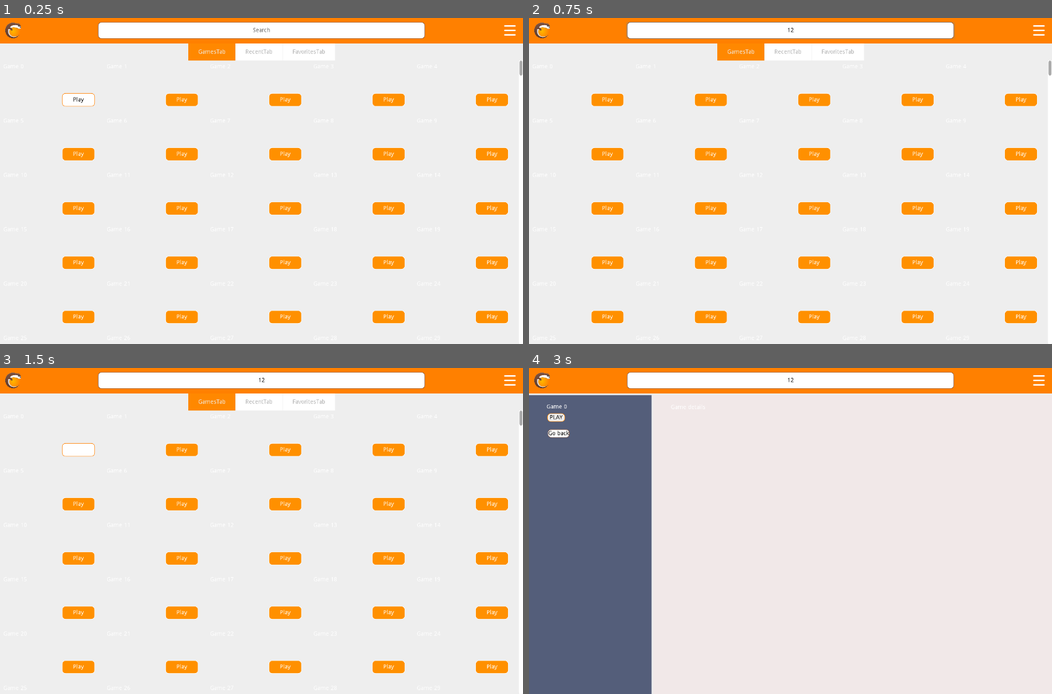
Above: before the commit, frames 1-4 (two rows, left to right).
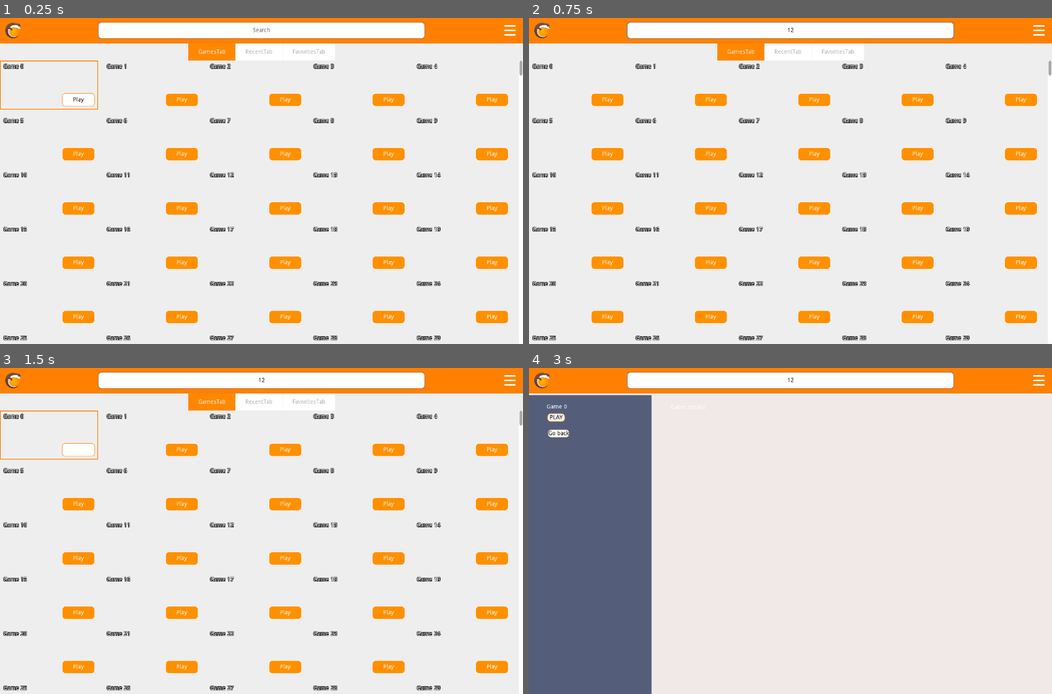
Above: after the commit, the same moments.

Repository: Buri/lutris-gamepad-ui
Game: Godot game, scene res://components/root/root.tscn
The game is run twice, just before and just after one commit, with the same random seed, the same clock (stepped at 60 frames per second) and the same inputs.
Inputs (mouse positions are in pixels of both pictures, inside the frame that each line leads up to):
- Up to frame 1 (0.25 s): no input
- Up to frame 2 (0.75 s): click (790, 31) at 0.52 s; type "12" at 0.6 s
- Up to frame 3 (1.5 s): click "Play" at 1.25 s
- Up to frame 4 (3 s): click "Play" at 2 s; click (576, 436) at 2.77 s

The runs differ from the first frame. In frame 1, 1.8% of the frame differs, in the area x 0-85%, y 13-99%; in frame 2, 1.6%; in frame 3, 1.8%; in frame 4, nothing differs.

Commit message:
GameButton: Change focus/highlight style

Diff:
--- a/components/game_button/focus_shader.tres
+++ /dev/null
@@ -1,15 +0,0 @@
-[gd_resource type="ShaderMaterial" load_steps=2 format=2]
-
-[sub_resource type="Shader" id=1]
-code = "shader_type canvas_item;
-render_mode blend_add;
-
-uniform vec4 color : hint_color;
-
-void fragment() {
-	COLOR = texture(TEXTURE, UV) * color;
-}"
-
-[resource]
-shader = SubResource( 1 )
-shader_param/color = null
--- a/components/game_button/game_button.gd
+++ b/components/game_button/game_button.gd
@@ -7,14 +7,11 @@
 var game_name: String setget set_game_name
 var is_active := false
 var textures = {}
-onready var highlight = preload("res://components/game_button/focus_shader.tres")
-export var highlightColor: Color
 
 func set_game_name(value):
 	$LabelGame.text = value
 
 func _ready():
-	highlight.set_shader_param("color", highlightColor)
 	randomize()
 	call_deferred("get_game_image")
 
@@ -82,12 +79,9 @@
 		if previous_sibling != null:
 			focus_neighbour_left = previous_sibling.get_path()
 	var color = theme.get_stylebox("focus", "Button").get("bg_color")
-	$FocusHightlight.color = color
-	$FocusHightlight.visible = true
 	is_active = true
-	$ButtonBanner.material = highlight
+	$HighlightLine.visible = true
 
 func _on_unfocused():
 	is_active = false
-	$FocusHightlight.visible = false
-	$ButtonBanner.material = null
+	$HighlightLine.visible = false
--- a/components/game_button/game_button.tscn
+++ b/components/game_button/game_button.tscn
@@ -1,26 +1,14 @@
-[gd_scene load_steps=5 format=2]
+[gd_scene load_steps=3 format=2]
 
-[ext_resource path="res://resources/theme/lutris_theme_light.tres" type="Theme" id=1]
 [ext_resource path="res://components/game_button/game_button.gd" type="Script" id=2]
-[ext_resource path="res://components/game_button/focus_shader.tres" type="Material" id=3]
 [ext_resource path="res://components/game_button/game_button_theme.tres" type="Theme" id=4]
 
 [node name="GameButton" type="Control"]
-material = ExtResource( 3 )
 margin_right = 240.0
 margin_bottom = 120.0
 focus_mode = 2
-theme = ExtResource( 1 )
+theme = ExtResource( 4 )
 script = ExtResource( 2 )
-__meta__ = {
-"_edit_use_anchors_": false
-}
-highlightColor = Color( 0.827451, 0.713726, 0.105882, 0.760784 )
-
-[node name="FocusHightlight" type="ColorRect" parent="."]
-visible = false
-anchor_right = 1.0
-anchor_bottom = 1.0
 __meta__ = {
 "_edit_use_anchors_": false
 }
@@ -52,6 +40,9 @@
 margin_top = 8.0
 margin_right = 232.0
 margin_bottom = 22.0
+custom_colors/font_color_shadow = Color( 0, 0, 0, 1 )
+custom_constants/shadow_as_outline = 1
+text = "Test"
 __meta__ = {
 "_edit_use_anchors_": false
 }
@@ -72,6 +63,12 @@
 "_edit_use_anchors_": false
 }
 
+[node name="HighlightLine" type="Line2D" parent="."]
+visible = false
+points = PoolVector2Array( 1, 1, 239, 1, 239, 119, 1, 119, 1, 0 )
+width = 2.0
+default_color = Color( 1, 0.501961, 0, 1 )
+
 [connection signal="pressed" from="ButtonBanner" to="." method="_on_ButtonBanner_pressed"]
 [connection signal="pressed" from="ButtonLauncherIcon" to="." method="_on_ButtonLauncherIcon_pressed"]
 [connection signal="focus_entered" from="ButtonPlay" to="." method="_on_focused"]
